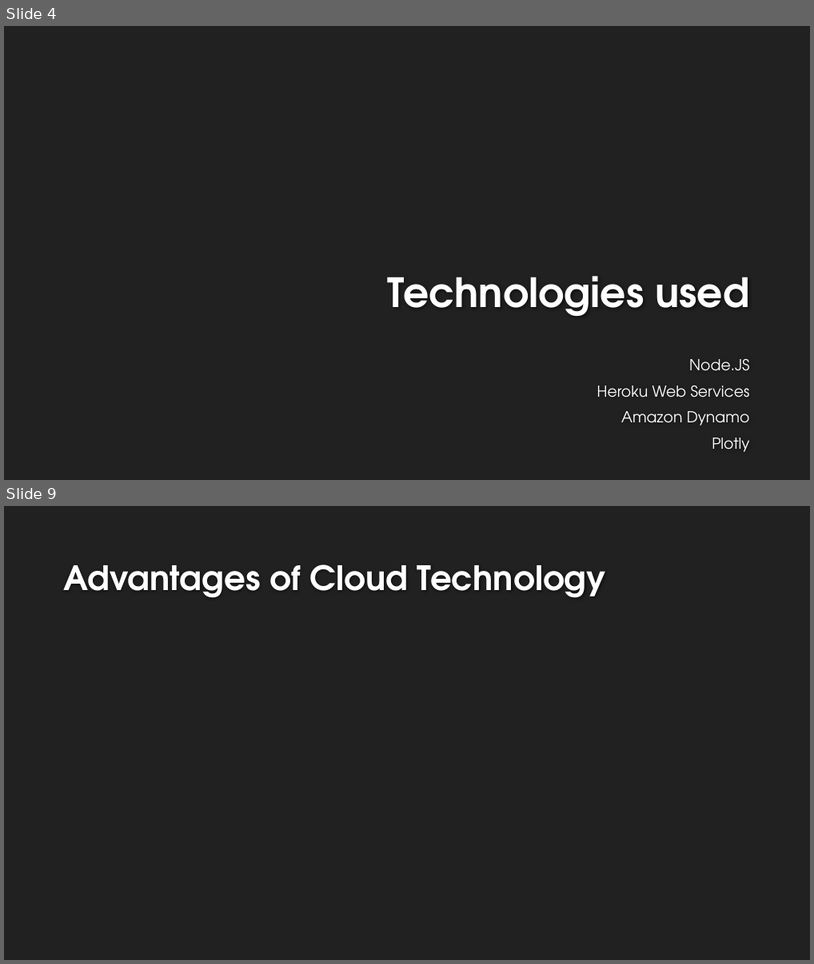
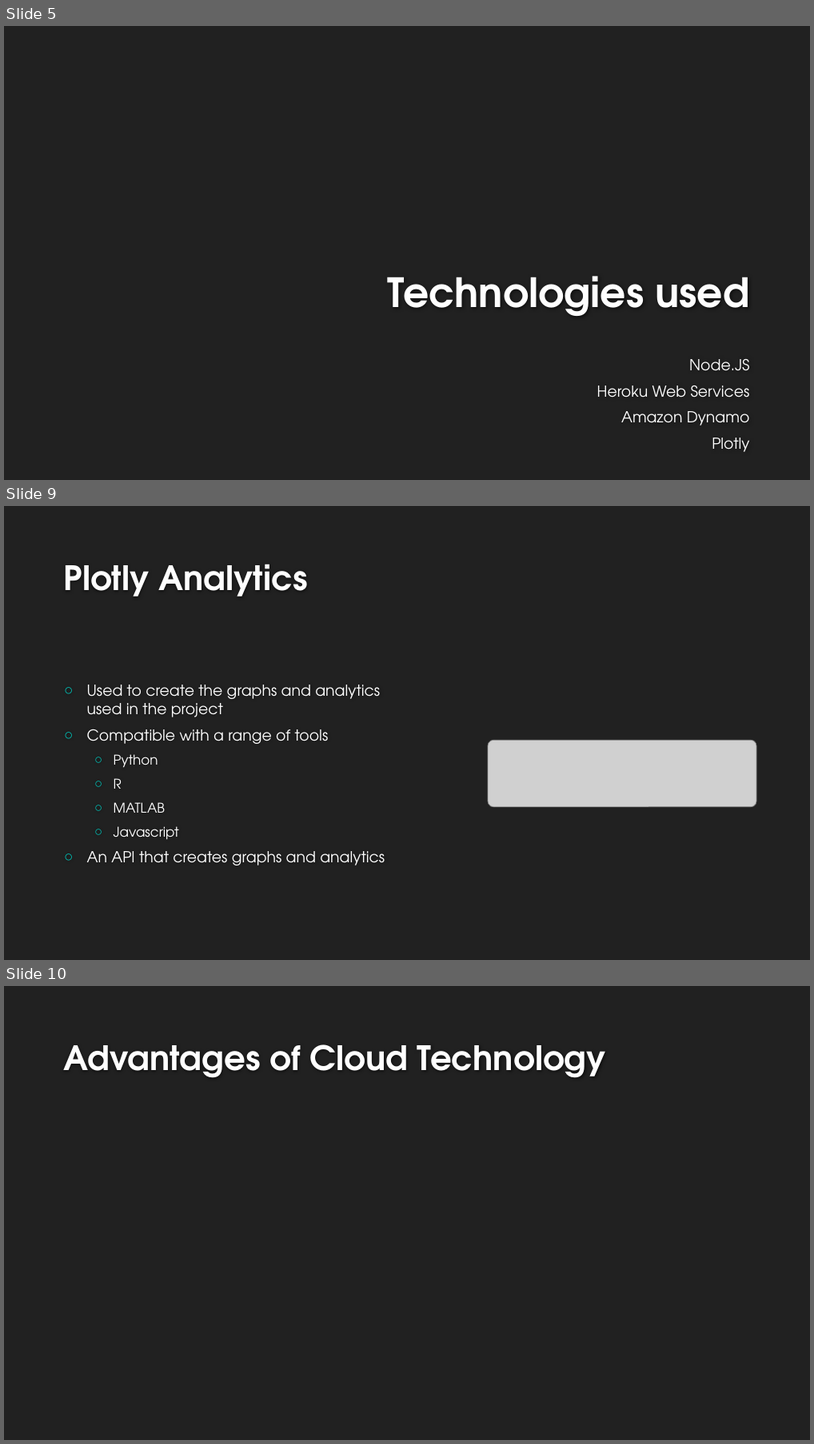
Before and after one commit to wolfen601/CloudComputingProject, a slide deck: CoCo Conference.pptx. Shown one above the other, each under a label of ours: slides 4 and 9 before the commit, slides 5, 9 and 10 after it; the slides between them are not shown. The pictures are 814x964 and 814x1444 pixels, drawn with LibreOffice and Linux fonts; fonts in the diff are those of the drawing; grey boxes stand for pictures; background and template pictures are left out. Boxes give left, top, right and bottom in pixels: in the first picture for what was removed or moved away, otherwise in the second. Text is boxed around its words. In the diff, an @@ line names an element or a change of style, - is before the commit and + after.

```diff
--- a/CoCo Conference.pptx
+++ b/CoCo Conference.pptx
@@ slide 9 added at (4,506,810,960), background #212121 @@
@@ title added at (64,564,308,596), 40 pt, text #FEFEFE, bold @@
+Plotly Analytics
@@ text added at (87,684,385,865), 18 pt, text #FFFFFF @@
+○ Used to create the graphs and analytics used in the project
+○ Compatible with a range of tools
+  ○ Python
+  ○ R
+  ○ MATLAB
+  ○ Javascript
+○ An API that creates graphs and analytics
@@ picture added at (488,740,757,807) @@
@@ what was slide 4 is now slide 5 @@
@@ what was slide 9 is now slide 10 @@
```
Also in this commit, not shown: 2 slides changed, 3 other slides added, 3 slides removed.
